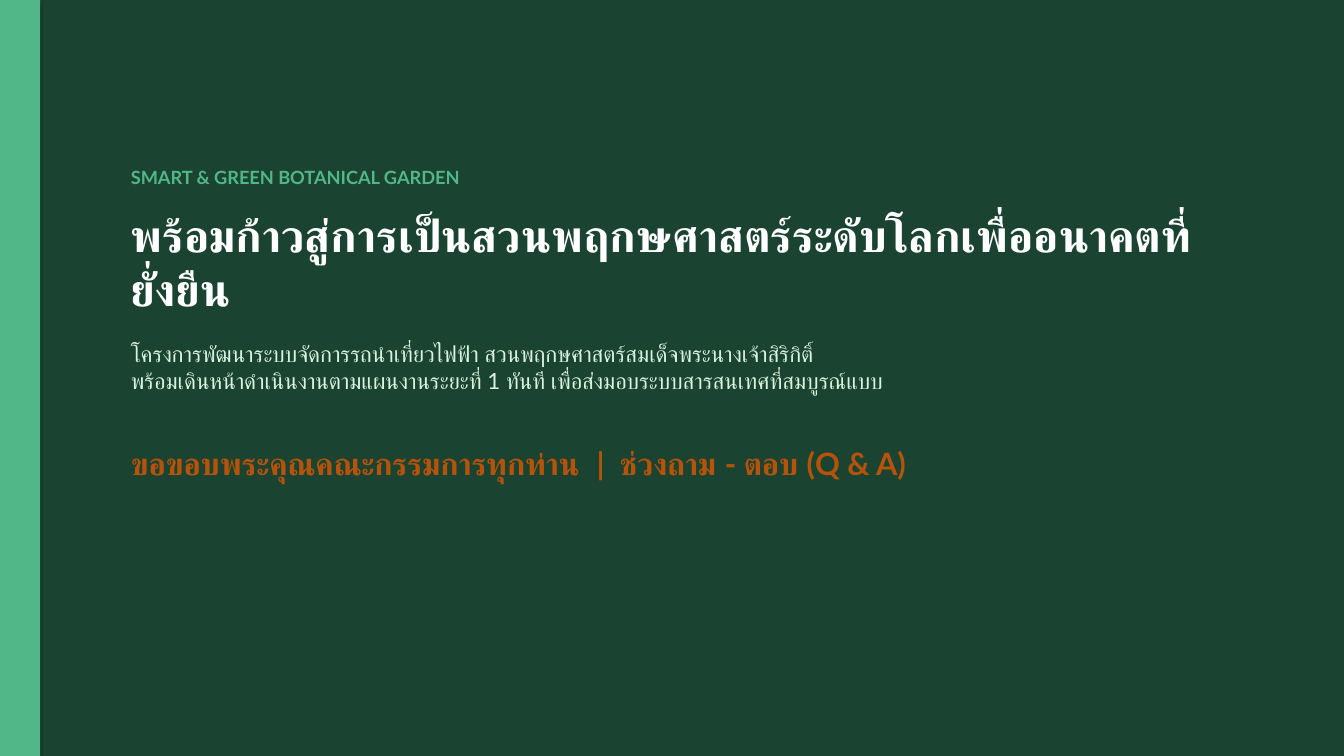
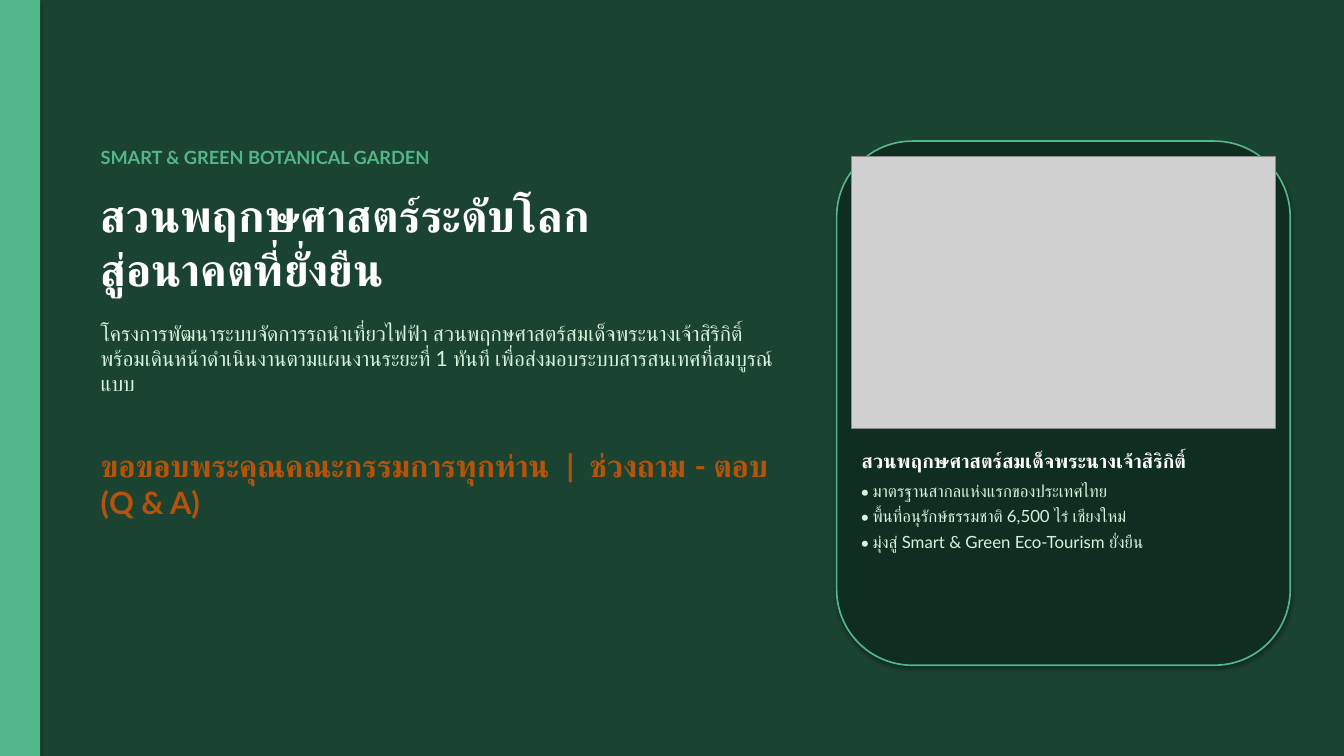
Before and after one commit to KongKwanHBD/qsbg-smart-tour-presentation, a slide deck: slide 13 of qsbg_smart_tour_presentation.pptx. Drawn at 1344x756 pixels with LibreOffice and Linux fonts; fonts in the diff are those of the drawing; grey boxes stand for pictures. Boxes give left, top, right and bottom in pixels: in the first picture for what was removed or moved away, otherwise in the second. Text is boxed around its words. In the diff, an @@ line names an element or a change of style, - is before the commit and + after.

Commit message:
Decorate slides with authentic Queen Sirikit Botanic Garden photos from Chillpainai

```diff
--- a/qsbg_smart_tour_presentation.pptx
+++ b/qsbg_smart_tour_presentation.pptx
@@ text "SMART & GREEN BOTANICAL GARDEN": place and size @@
-text "SMART & GREEN BOTANICAL GARDEN" at bbox=[131, 171, 1187, 484]
+text "SMART & GREEN BOTANICAL GARDEN" at bbox=[101, 151, 772, 519]
@@ rounded rectangle added at bbox=[837, 141, 1291, 665], fill #0F2D21, outline #52B788 1.2 pt @@
@@ picture added at bbox=[852, 156, 1275, 429] @@
@@ text at bbox=[101, 197, 590, 299]: text changed @@
-พร้อมก้าวสู่การเป็นสวนพฤกษศาสตร์ระดับโลกเพื่ออนาคตที่ยั่งยืน
+สวนพฤกษศาสตร์ระดับโลก
+สู่อนาคตที่ยั่งยืน
@@ text at bbox=[101, 324, 772, 391]: size 16 to 15 pt in "โครงการพัฒนาระบบจัดการรถนำเที่ยวไฟฟ้า สวนพฤกษศาสตร์สมเด็จพระ ..." @@
@@ text added at bbox=[862, 452, 1186, 553], 12 pt, text #D8F3DC @@
+สวนพฤกษศาสตร์สมเด็จพระนางเจ้าสิริกิติ์
+• มาตรฐานสากลแห่งแรกของประเทศไทย
+• พื้นที่อนุรักษ์ธรรมชาติ 6,500 ไร่ เชียงใหม่
+• มุ่งสู่ Smart & Green Eco-Tourism ยั่งยืน
```
Also in this commit, not shown: 1 other slide changed, 27 other files.
